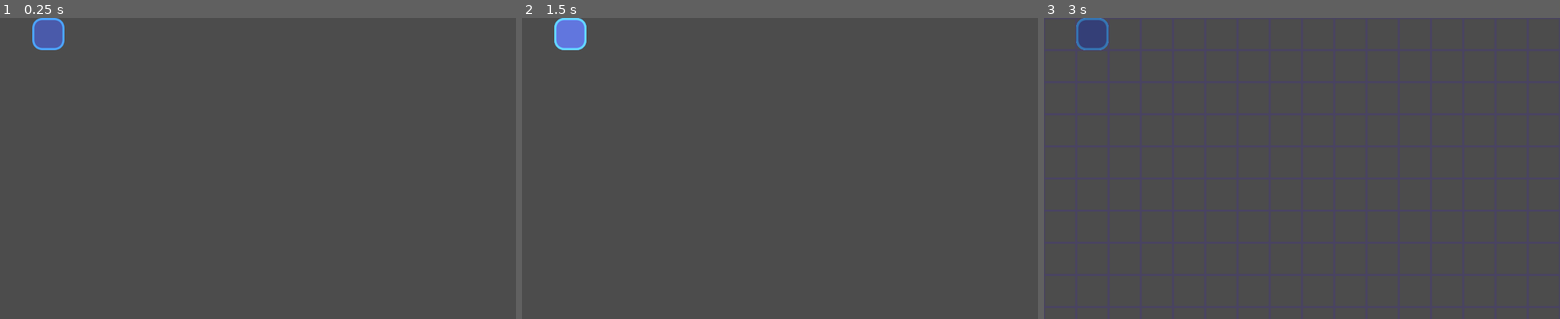
Above: before the commit, frames 1-3 (left to right).
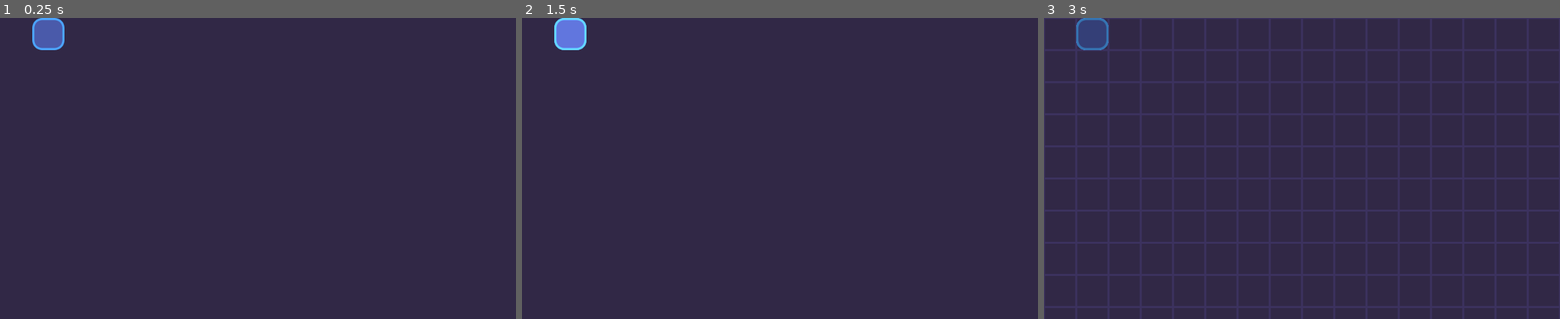
Above: after the commit, the same moments.

Repository: gdquest-demos/godot-2d-tower-defense
Game: Godot game, scene res://Game.tscn
Two runs of this game, one before a commit and one after it. Both use one fixed random seed, a clock stepped at 60 frames per second and the inputs below.
Inputs (mouse positions are in pixels of both pictures, inside the frame that each line leads up to):
- Up to frame 1 (0.25 s): no input
- Up to frame 2 (1.5 s): click (568, 33) at 0.5 s; click (568, 33) at 1.25 s
- Up to frame 3 (3 s): click (1090, 33) at 2 s; tap Enter at 2.75 s; hold Ctrl (multiple_selection) from 2.78 s (still down); click (1090, 33) at 2.92 s

The runs differ from the first frame. In frame 1, 99% of the frame differs, in the area x 0-100%, y 0-100%; in frame 2, 99%; in frame 3, 90%.

Commit message:
Update project environment background color

Diff:
--- a/source/project.godot
+++ b/source/project.godot
@@ -54,4 +54,5 @@
 
 [rendering]
 
+environment/default_clear_color=Color( 0.196078, 0.160784, 0.278431, 1 )
 environment/default_environment="res://default_env.tres"
